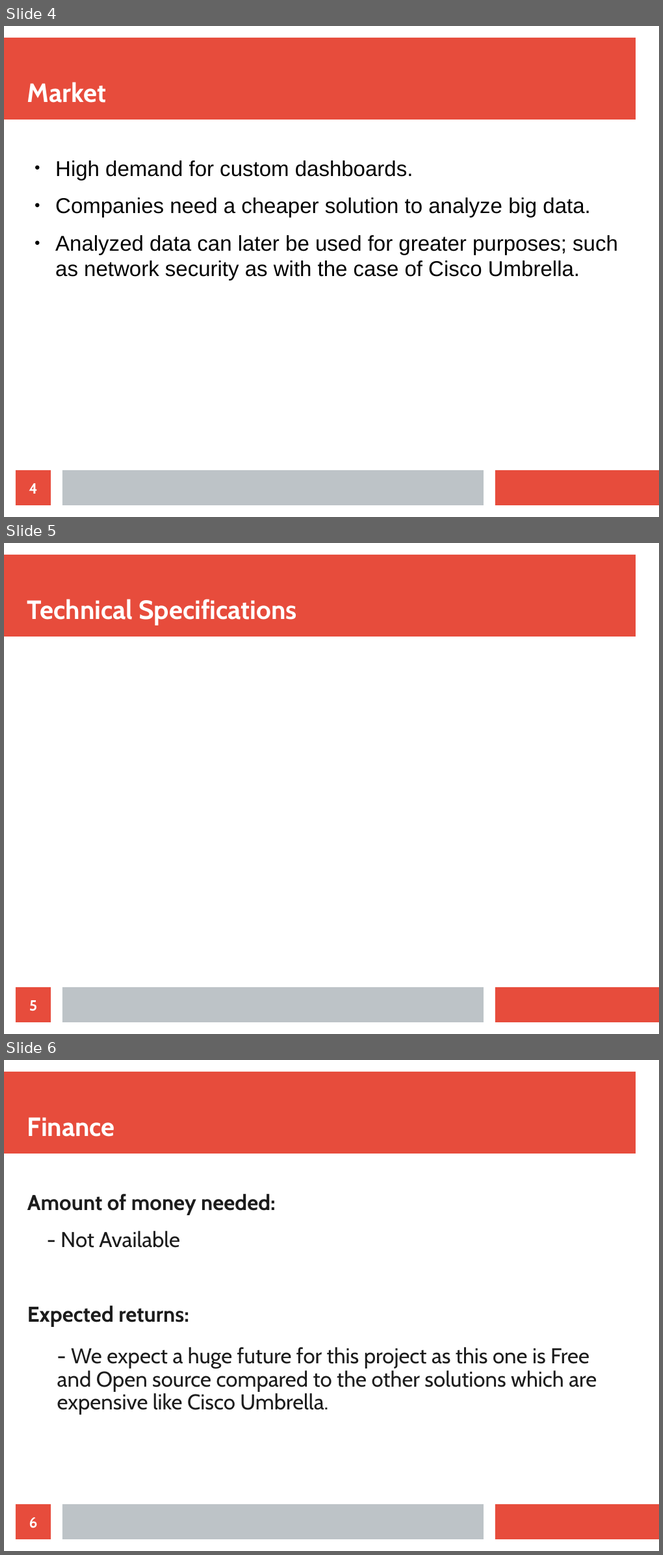
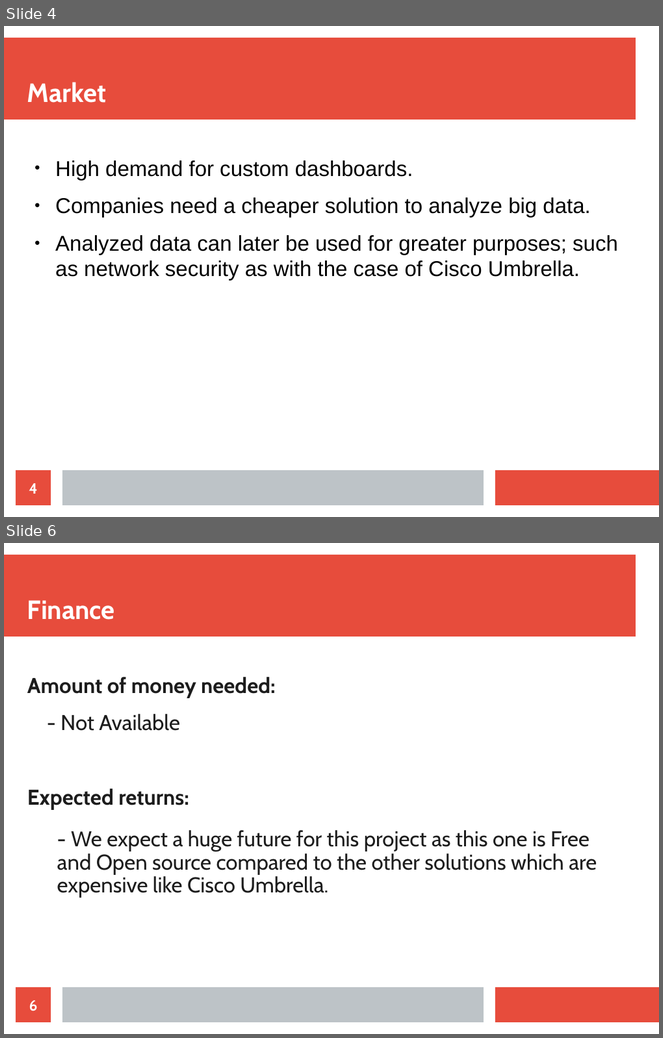
Before and after one commit to Aliii98/osoc19, a slide deck: OSOC-proposal-bigdata.odp. Shown one above the other, each under a label of ours: slides 4, 5 and 6 before the commit, slides 4 and 6 after it; the slides between them are not shown. The pictures are 663x1555 and 663x1038 pixels, drawn with LibreOffice and Linux fonts; fonts in the diff are those of the drawing. Boxes give left, top, right and bottom in pixels: in the first picture for what was removed or moved away, otherwise in the second. Text is boxed around its words. In the diff, an @@ line names an element or a change of style, - is before the commit and + after.

```diff
--- a/OSOC-proposal-bigdata.odp
+++ b/OSOC-proposal-bigdata.odp
@@ slide 5 removed at (4, 543, 659, 1034), background #FFFFFF; not listed: 3 template elements that a slide beside it also shows @@
@@ title removed at (27, 599, 297, 626) @@
-Technical Specifications
@@ page number removed at (16, 988, 51, 1023) @@
-5
```
Also in this commit, not shown: 2 slides added.
